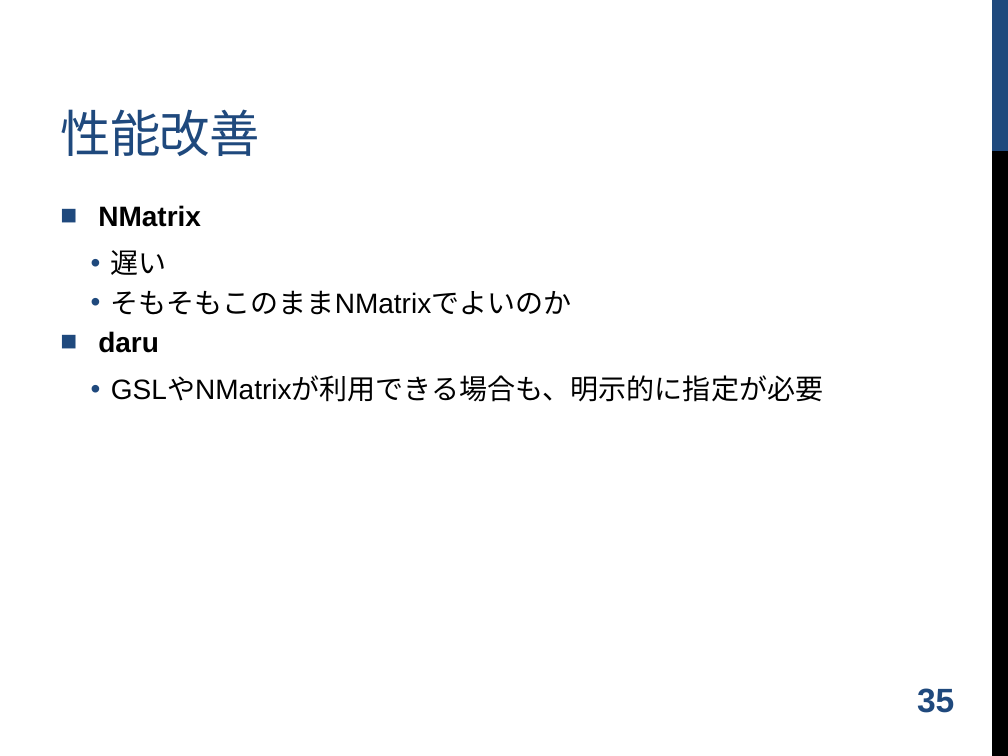
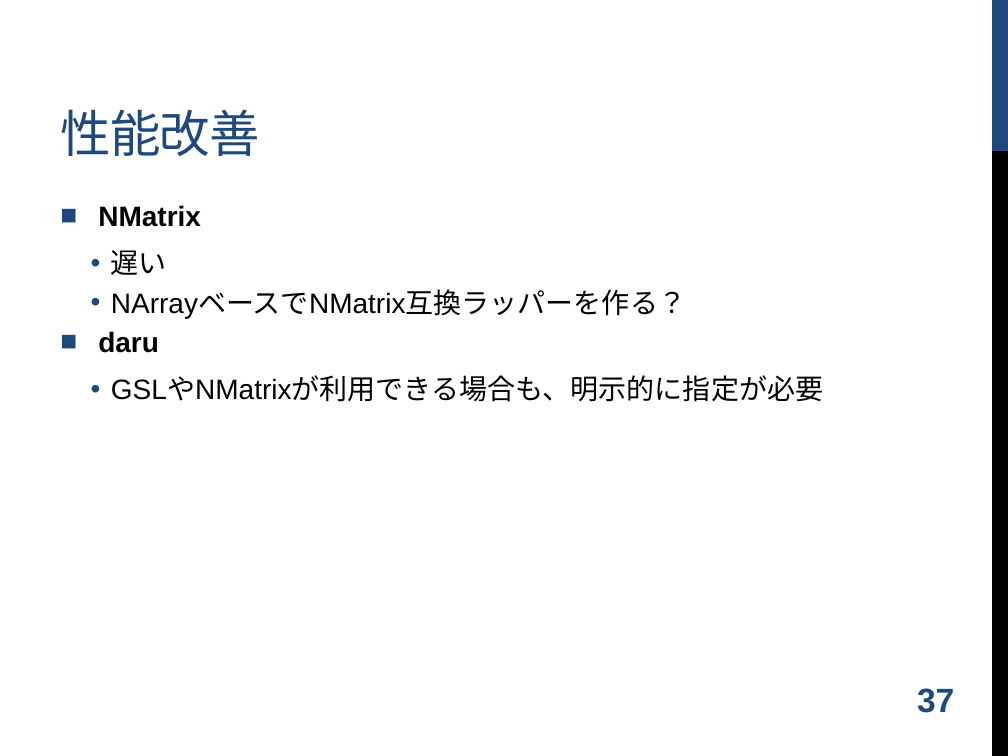
Before and after one commit to shugo/DCW2016, a slide deck: slide 38 of ruby_data_analysis.pptx (slide 36 before the commit). Drawn at 1008x756 pixels with LibreOffice and Linux fonts; fonts in the diff are those of the drawing; background and template pictures are left out. Boxes give left, top, right and bottom in pixels: in the first picture for what was removed or moved away, otherwise in the second. Text is boxed around its words. In the diff, an @@ line names an element or a change of style, - is before the commit and + after.

```diff
--- a/ruby_data_analysis.pptx
+++ b/ruby_data_analysis.pptx
@@ text at [111,291,686,318]: text changed @@
-  • そもそもこのままNMatrixでよいのか
+  • NArrayベースでNMatrix互換ラッパーを作る？
@@ page number at [917,688,954,713]: text changed @@
-35
+37
```
Also in this commit, not shown: 1 other slide changed, 2 slides added, 4 other files.
